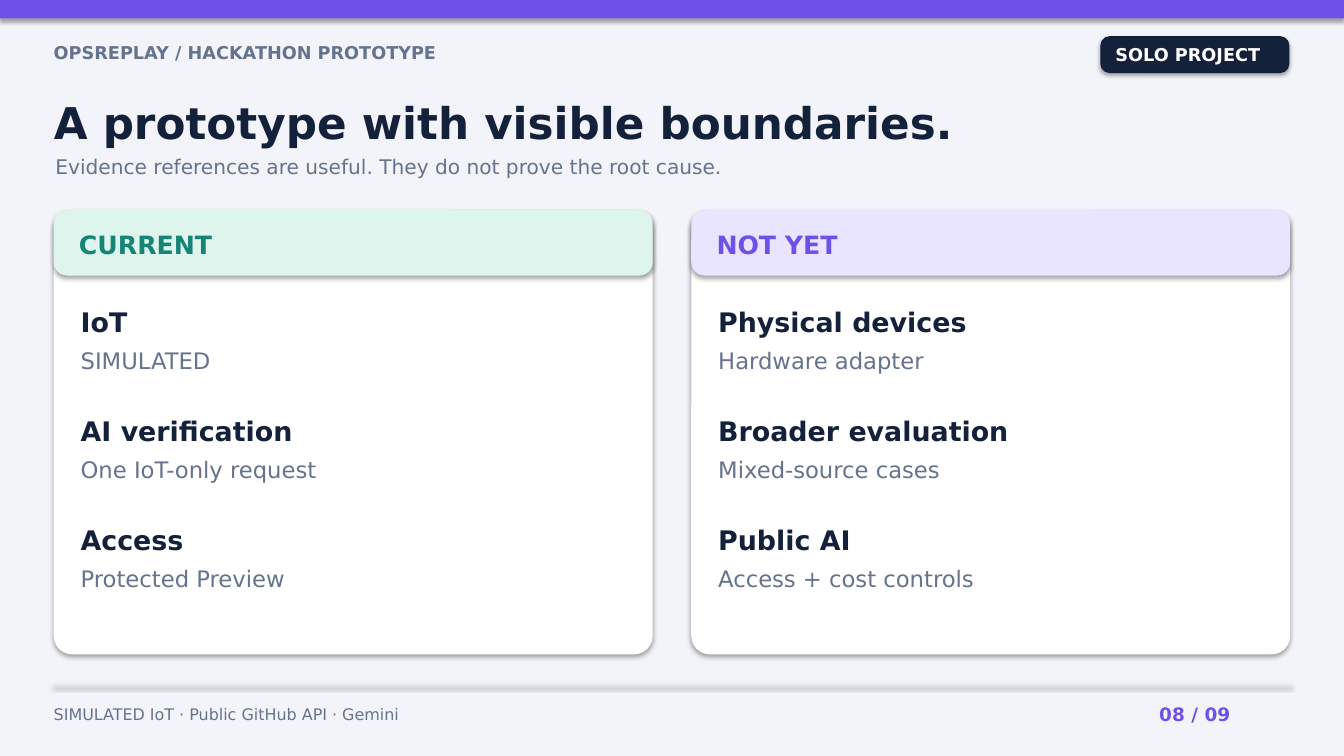
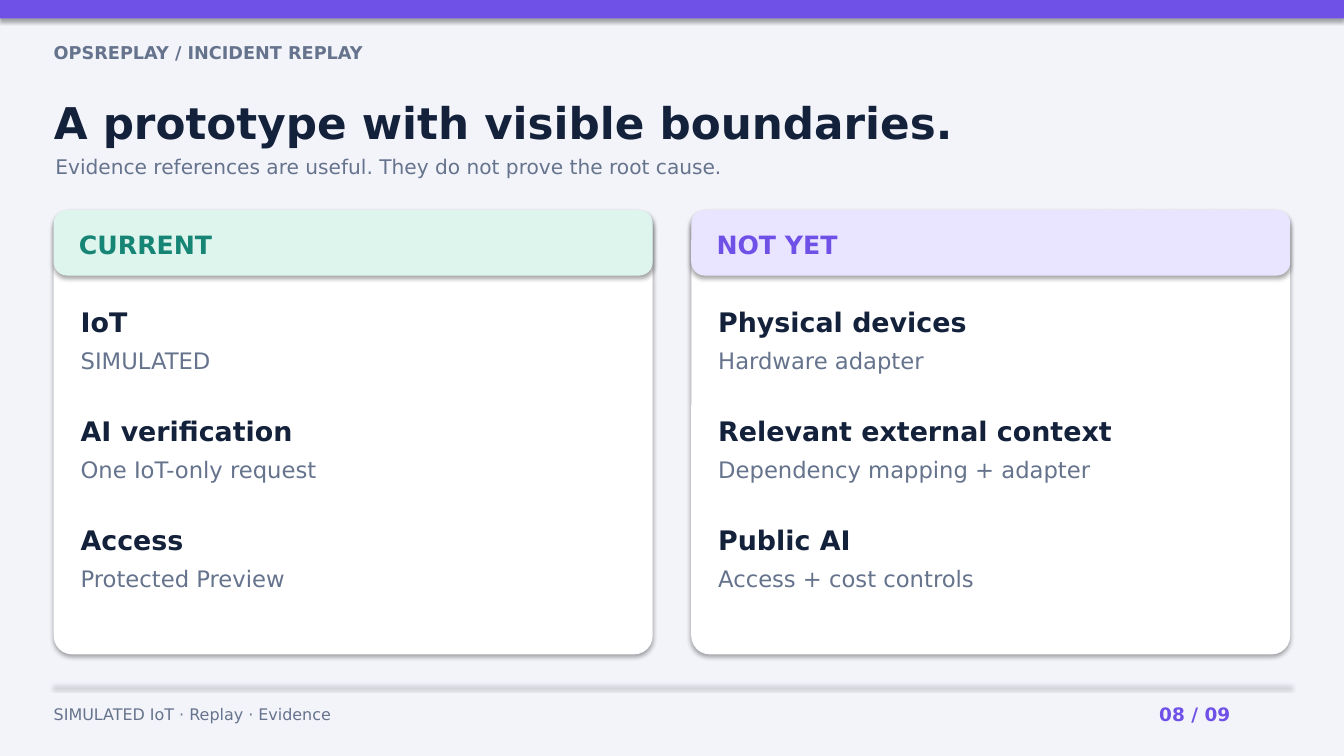
Before and after one commit to lutfim22/opsreplay, a slide deck: slide 8 of docs/HACKATHON_DEMO.pptx. Drawn at 1344x756 pixels with LibreOffice and Linux fonts; fonts in the diff are those of the drawing. Boxes give left, top, right and bottom in pixels: in the first picture for what was removed or moved away, otherwise in the second. Text is boxed around its words. In the diff, an @@ line names an element or a change of style, - is before the commit and + after.

```diff
--- a/docs/HACKATHON_DEMO.pptx
+++ b/docs/HACKATHON_DEMO.pptx
@@ text at (54,46,363,59): text changed @@
-OPSREPLAY / HACKATHON PROTOTYPE
+OPSREPLAY / INCIDENT REPLAY
@@ rounded rectangle removed at (1101,36,1291,74) @@
@@ text removed at (1115,48,1260,65) @@
-SOLO PROJECT
@@ text at (718,420,1112,442): text changed @@
-Broader evaluation
+Relevant external context
@@ text at (718,461,1090,483): text changed @@
-Mixed-source cases
+Dependency mapping + adapter
@@ text at (54,708,330,724): text changed @@
-SIMULATED IoT · Public GitHub API · Gemini
+SIMULATED IoT · Replay · Evidence
```
Also in this commit, not shown: 6 other slides changed, 2 slides added, 2 slides removed, 6 other files.
